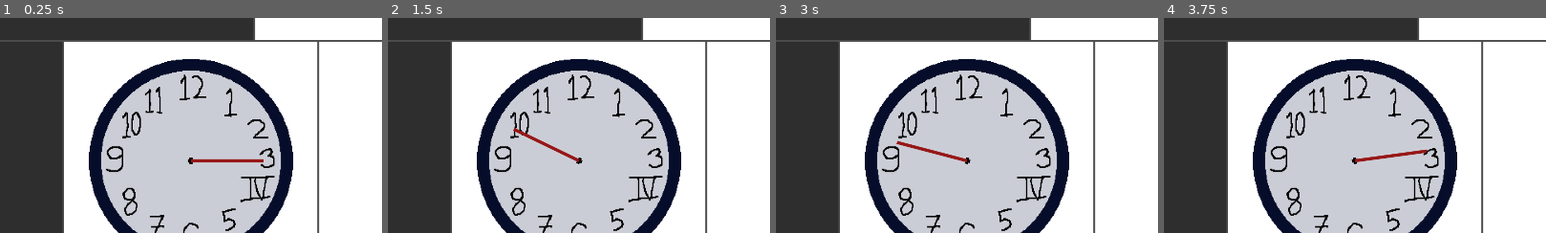
Above: before the commit, frames 1-4 (left to right).
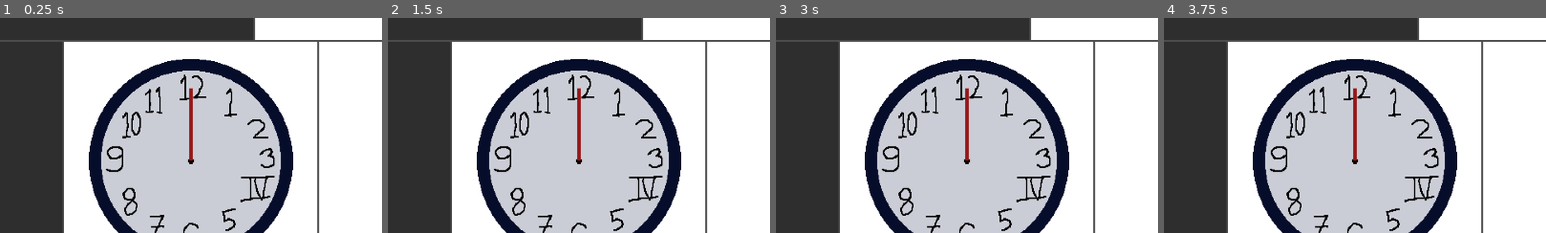
Above: after the commit, the same moments.

Repository: Aarfdark/gmtk-2026
Game: Godot game, scene res://main/main_hud.tscn
Two runs of this game, one before a commit and one after it. Both use one fixed random seed, a clock stepped at 60 frames per second and the inputs below.
Inputs (mouse positions are % of the whole screen's width and height, from its top left):
- Up to frame 1 (0.25 s): no input
- Up to frame 2 (1.5 s): tap Enter at 0.5 s; move the mouse to (55, 72) at 0.52 s; press the mouse at (55, 72) at 0.53 s; tap Space at 1.25 s; move the mouse to (30, 55) at 1.27 s; release the mouse at (30, 55) at 1.28 s; click (30, 55) at 1.35 s
- Up to frame 3 (3 s): move the mouse to (60, 28) at 2.02 s; press the mouse at (60, 28) at 2.03 s; tap Enter at 2.75 s; move the mouse to (45, 70) at 2.77 s; release the mouse at (45, 70) at 2.78 s; click (45, 70) at 2.85 s
- Up to frame 4 (3.75 s): tap Space at 3.5 s; move the mouse to (80, 65) at 3.52 s; press the mouse at (80, 65) at 3.53 s
The pictures show only the part of the screen within x 25-75%, y 39-89%; the shares and areas given below are measured in that part.

The runs differ from the first frame. In frame 1, 0.7% of the frame differs, in the area x 49-69%, y 32-68%; in frame 2, 0.7%; in frame 3, 0.7%, in the area x 31-51%, y 32-68%; in frame 4, 0.7%.

Commit message:
Clean up clock script a bit

Diff:
--- a/src/clock/clock.gd
+++ b/src/clock/clock.gd
@@ -1,22 +1,22 @@
 extends Node2D
 
-@onready var hand: Sprite2D = $Hand
+signal revolution_completed
+
+@onready var hand: Node2D = $Hand
 @onready var hand_pos := hand.global_position
 @onready var last_rotation := hand.rotation
 
-var mouse_on_hand := false
-var clicking_on_hand := false
+var hovering_hand := false
+var grabbing_hand := false
 var progress: float = 0.0
 var rot_speed: float = PI / 45
 var angle_threshold = PI / 60
-
-signal revolution_completed
 
 var debug = 0
 
 
 func _physics_process(_delta: float) -> void:
-	if !clicking_on_hand:
+	if not grabbing_hand:
 		return
 
 	hand.look_at(get_global_mouse_position())
@@ -50,17 +50,16 @@
 
 
 func _input(event: InputEvent) -> void:
-	if event.is_action_pressed("left_click"):
-		if mouse_on_hand:
-			clicking_on_hand = !clicking_on_hand
+	if event.is_action_pressed("grab"):
+		if hovering_hand:
+			grabbing_hand = not grabbing_hand
 		else:
-			if clicking_on_hand:
-				clicking_on_hand = false
+			grabbing_hand = false
 
 
 func _on_area_2d_mouse_entered() -> void:
-	mouse_on_hand = true
+	hovering_hand = true
 
 
 func _on_area_2d_mouse_exited() -> void:
-	mouse_on_hand = false
+	hovering_hand = false
--- a/src/clock/clock.tscn
+++ b/src/clock/clock.tscn
@@ -14,6 +14,7 @@
 texture = ExtResource("1_vx6em")
 
 [node name="Hand" type="Sprite2D" parent="." unique_id=1295537813]
+rotation = -1.5707964
 texture = ExtResource("2_ru58x")
 
 [node name="Area2D" type="Area2D" parent="Hand" unique_id=2122588955]
--- a/src/project.godot
+++ b/src/project.godot
@@ -37,7 +37,7 @@
 
 [input]
 
-left_click={
+grab={
 "deadzone": 0.2,
 "events": [Object(InputEventMouseButton,"resource_local_to_scene":false,"resource_name":"","device":-1,"window_id":0,"a …(253 unchanged characters)…
 ]
